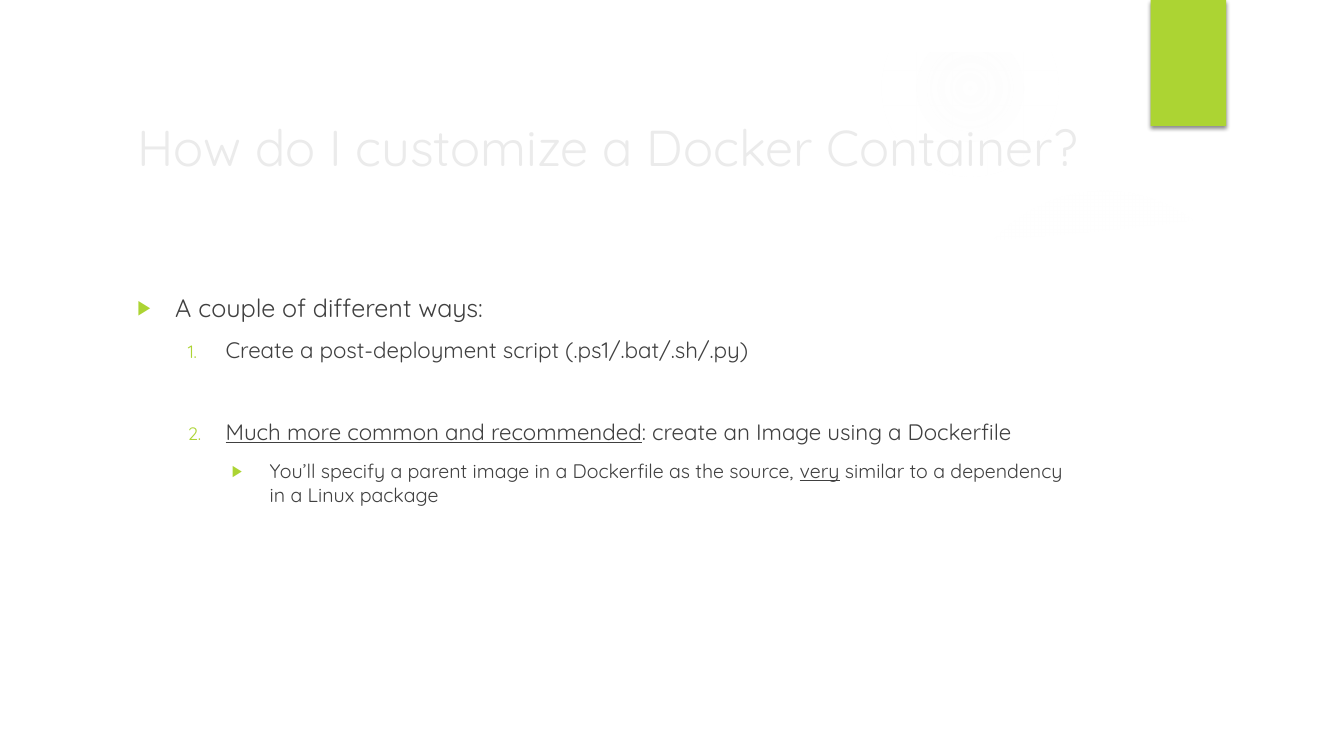
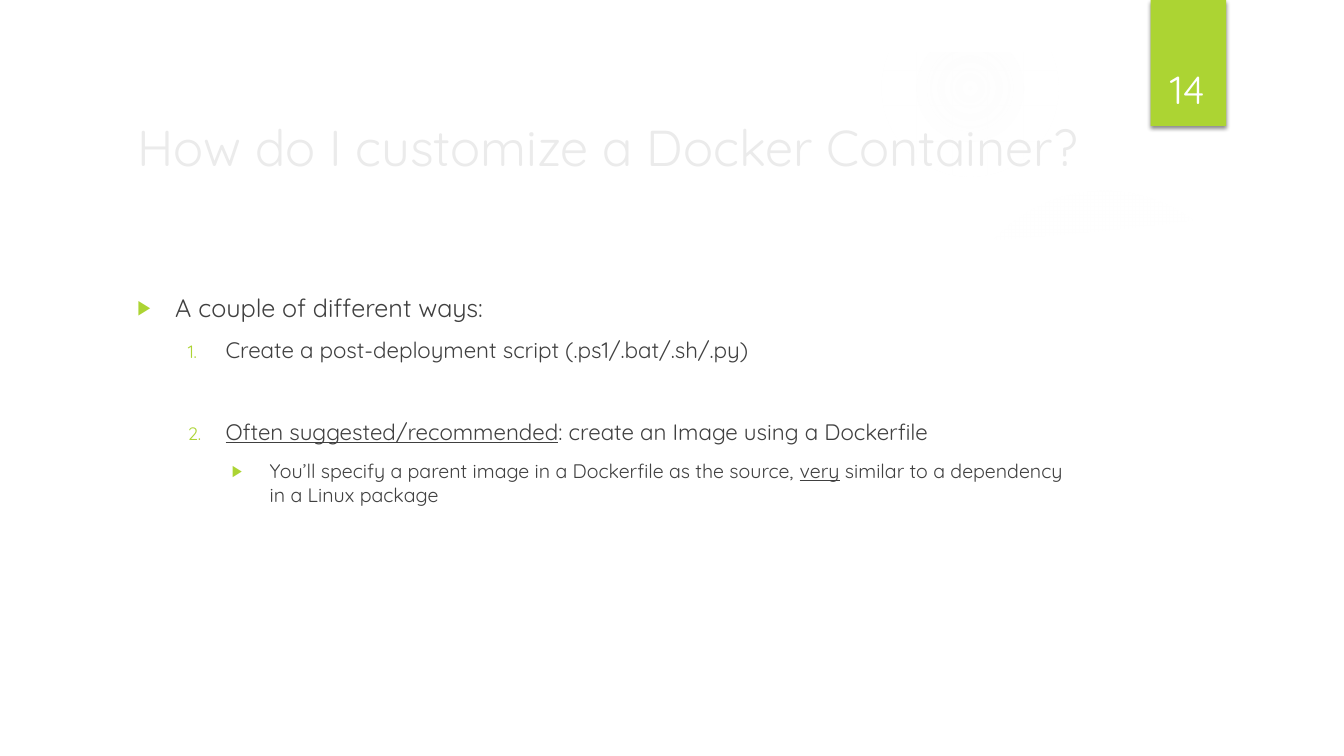
Before and after one commit to ilanham/Presentations, a slide deck: slide 14 of Developing for SQL Server with Docker.pptx. Drawn at 1344x756 pixels with LibreOffice and Linux fonts; fonts in the diff are those of the drawing; background and template pictures are left out. Boxes give left, top, right and bottom in pixels: in the first picture for what was removed or moved away, otherwise in the second. Text is boxed around its words. In the diff, an @@ line names an element or a change of style, - is before the commit and + after.

```diff
--- a/Developing for SQL Server with Docker.pptx
+++ b/Developing for SQL Server with Docker.pptx
@@ page number added at <box>1170,76,1205,104</box>, 28 pt, text #FFFFFF @@
+14
@@ text at <box>226,422,927,445</box>: text changed @@
-  2. Much more common and recommended: create an Image using a Dockerfile
+  2. Often suggested/recommended: create an Image using a Dockerfile
```
Also in this commit, not shown: 19 other slides changed.
